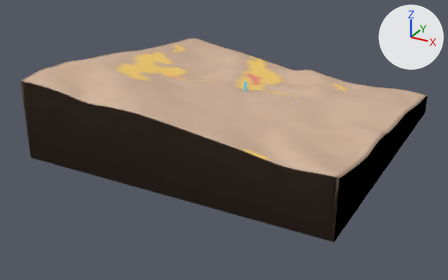
What one commit did to the glTF model assets/models/wp2-hollow-ridge.glb.
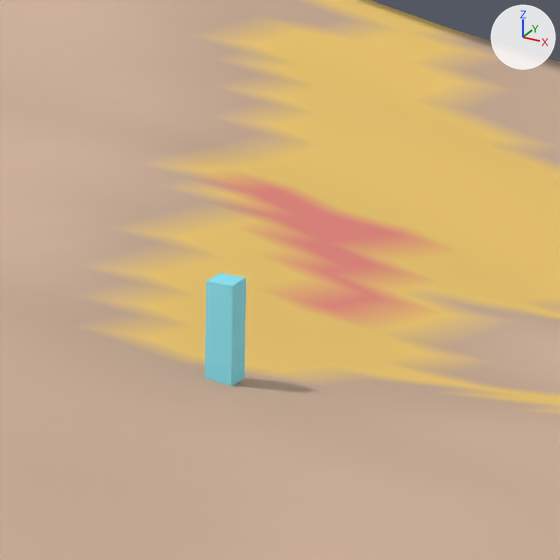
Old and new are each drawn whole from a 50 mm camera at (53.12, -105.43, 40.85) aimed at (-2.07, -5.1, -9.32) and again close up on the part from 50% to 61% of the width and 21% to 38% of the height. Lighting does not change. The marker at upper right points along +X, +Y and +Z. The older version's two pictures come first. Where no turn or scale is listed for an object, it has been applied to the vertices. Vertices at exactly the same position are counted once.

Before the edit, the objects in view are built like this:
```python
me_mesh_0 = bpy.data.meshes.new('Mesh_0')
me_mesh_0.from_pydata(...)  # 3969 vertices, 7690 faces; spans x -30.0..30.0, y -30.0..30.0, z -9.3..6.5
me_mesh_0.materials.append(mat_material_0)
ob_wp2_hollow_ridge = bpy.data.objects.new('wp2-hollow-ridge', me_mesh_0)
ob_wp2_hollow_ridge.location = (0.0, 0.0, 0.0)
```
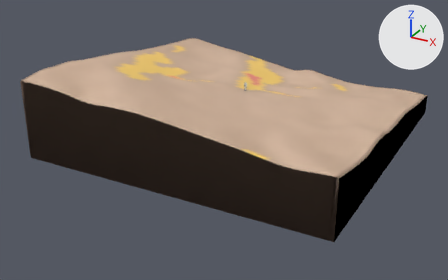
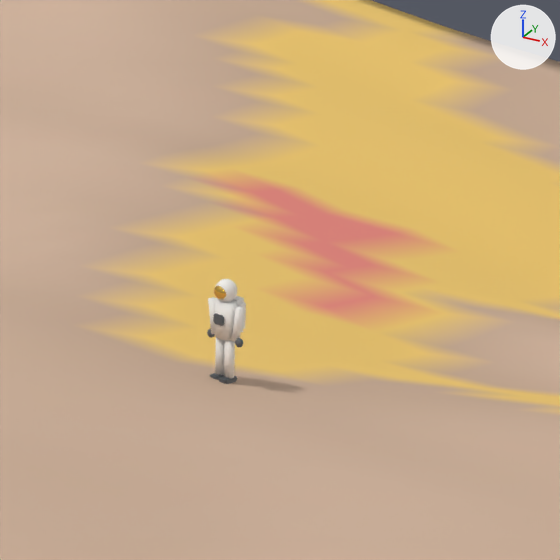
Location of each change, (x1, y1, x2, y2) in pixels of the close-ups (560 x 560 px):
'Crew.001', added: after (207, 279, 246, 384)
    faces in mat_suit_white (white #efedea): (208, 279, 246, 379)
    faces in mat_suit_dark (dark grey #595d61): (207, 313, 243, 384)
    faces in mat_visor_gold (yellow #edc461): (214, 286, 226, 299)
part 1 of me_mesh_0, deleted: before (205, 273, 246, 386)

Diff of the bpy script that builds the scene:
```diff
--- a/assets/models/wp2-hollow-ridge.glb.py
+++ b/assets/models/wp2-hollow-ridge.glb.py
@@ mat_visor_gold @@
+mat_visor_gold = principled_material('Visor gold')
+mat_visor_gold.base_color = (0.85, 0.55, 0.12)  # yellow #edc461
+mat_visor_gold.metallic = 1.0
+mat_visor_gold.roughness = 0.15
@@ mat_suit_dark @@
+mat_suit_dark = principled_material('Suit dark')
+mat_suit_dark.base_color = (0.1, 0.11, 0.12)  # dark grey #595d61
+mat_suit_dark.roughness = 0.6
@@ mat_suit_white @@
+mat_suit_white = principled_material('Suit white')
+mat_suit_white.base_color = (0.86, 0.85, 0.82)  # white #efedea
+mat_suit_white.roughness = 0.7
@@ mat_suit_stripe @@
+mat_suit_stripe = principled_material('Suit stripe')
+mat_suit_stripe.base_color = (1.0, 0.19, 0.05)  # orange #ff793f
+mat_suit_stripe.roughness = 0.6
@@ me_mesh_0 @@
 # used by ob_wp2_hollow_ridge; location = (0.0, 0.0, 0.0)
-me_mesh_0.from_pydata(...)  # 3969 vertices, 7690 faces; spans x -30.0..30.0, y -30.0..30.0, z -9.3..6.5
+me_mesh_0.from_pydata(...)  # 3961 vertices, 7680 faces; spans x -30.0..30.0, y -30.0..30.0, z -9.3..6.5
+# me_mesh_0 part 1: the loose piece of 8 vertices spanning x -0.2..0.2, y -0.2..0.2, z 0.0..1.8 is deleted
 me_mesh_0.materials.append(mat_material_0)
@@ me_crew_part @@
+me_crew_part.from_pydata(...)  # 1208 vertices, 2360 faces; spans x -0.39..0.39, y -0.23..0.35, z 0.0..1.8
+# faces by material slot: [800, 1060, 60, 440]
+me_crew_part.materials.append(mat_suit_white)  # white #efedea
+me_crew_part.materials.append(mat_suit_dark)  # dark grey #595d61
+me_crew_part.materials.append(mat_suit_stripe)  # orange #ff793f
+me_crew_part.materials.append(mat_visor_gold)  # yellow #edc461
@@ ob_crew_001 @@
+ob_crew_001 = bpy.data.objects.new('Crew.001', me_crew_part)
+ob_crew_001.location = (0.0, 0.0, 0.0)
```
